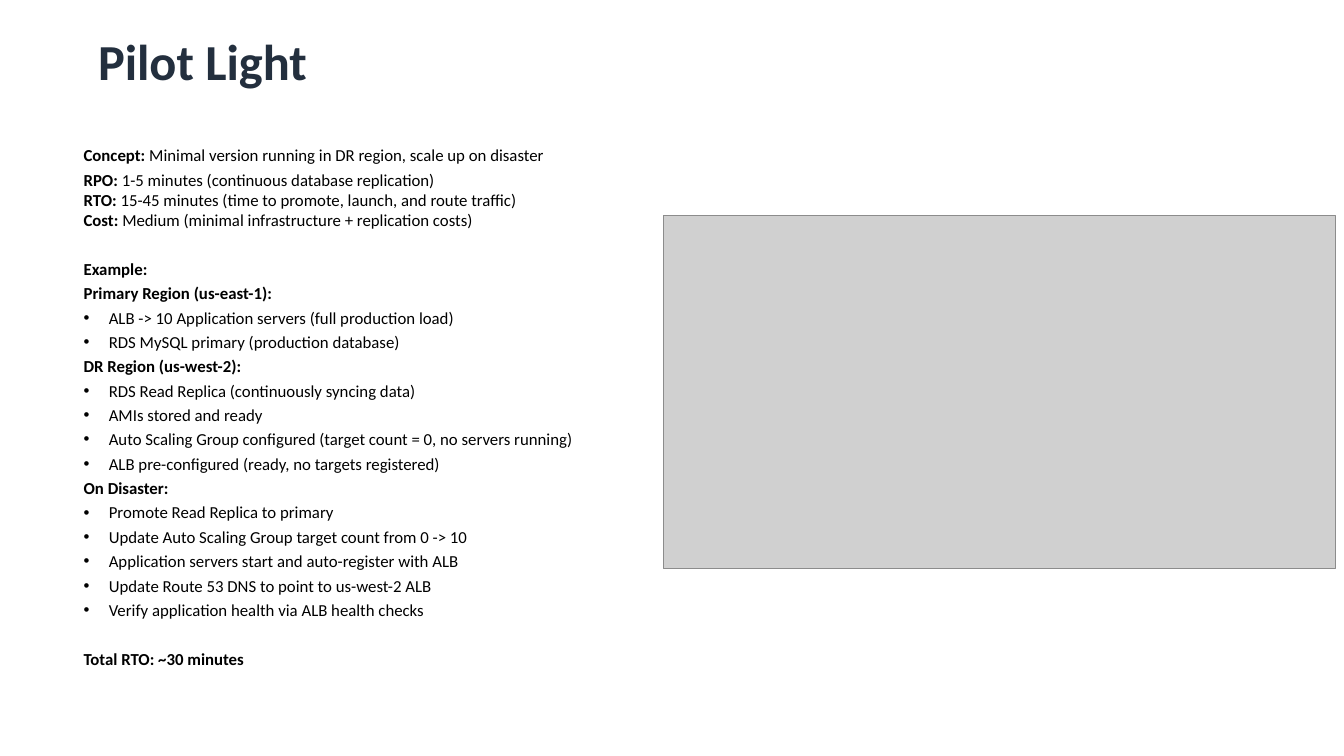
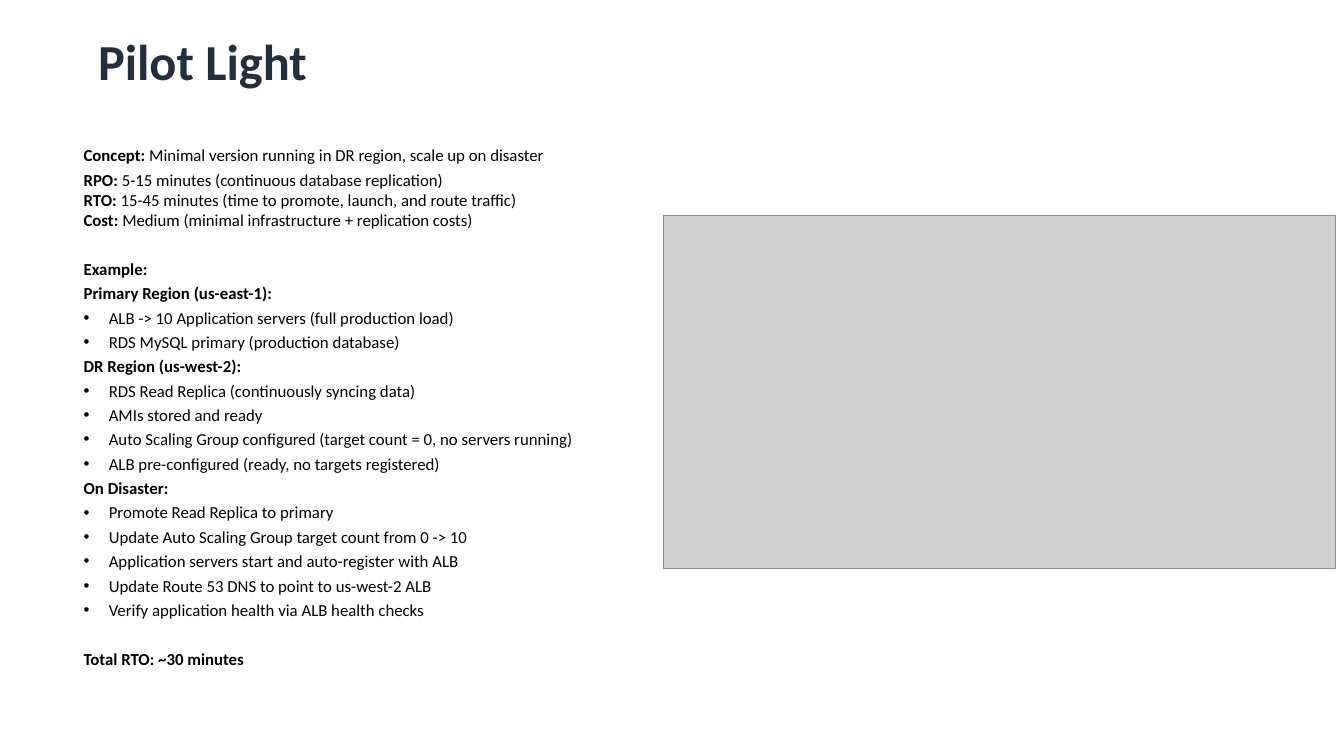
Before and after one commit to aishp411/PPMCAD12, a slide deck: slide 7 of AWS/AWS_Disaster_Recovery&BackUps.pptx. Drawn at 1344x756 pixels with LibreOffice and Linux fonts; fonts in the diff are those of the drawing; grey boxes stand for pictures. Boxes give left, top, right and bottom in pixels: in the first picture for what was removed or moved away, otherwise in the second. Text is boxed around its words. In the diff, an @@ line names an element or a change of style, - is before the commit and + after.

```diff
--- a/AWS/AWS_Disaster_Recovery&BackUps.pptx
+++ b/AWS/AWS_Disaster_Recovery&BackUps.pptx
@@ text at [84, 174, 516, 229]: text changed @@
-RPO: 1-5 minutes (continuous database replication)
-RTO: 15-45 minutes (time to promote, launch, and route traffic)
-Cost: Medium (minimal infrastructure + replication costs)
+RPO: 5-15 minutes (continuous database replication)
+RTO: 15-45 minutes (time to promote, launch, and route traffic)
+Cost: Medium (minimal infrastructure + replication costs)
```
Also in this commit, not shown: 4 other slides changed, 6 other files.
